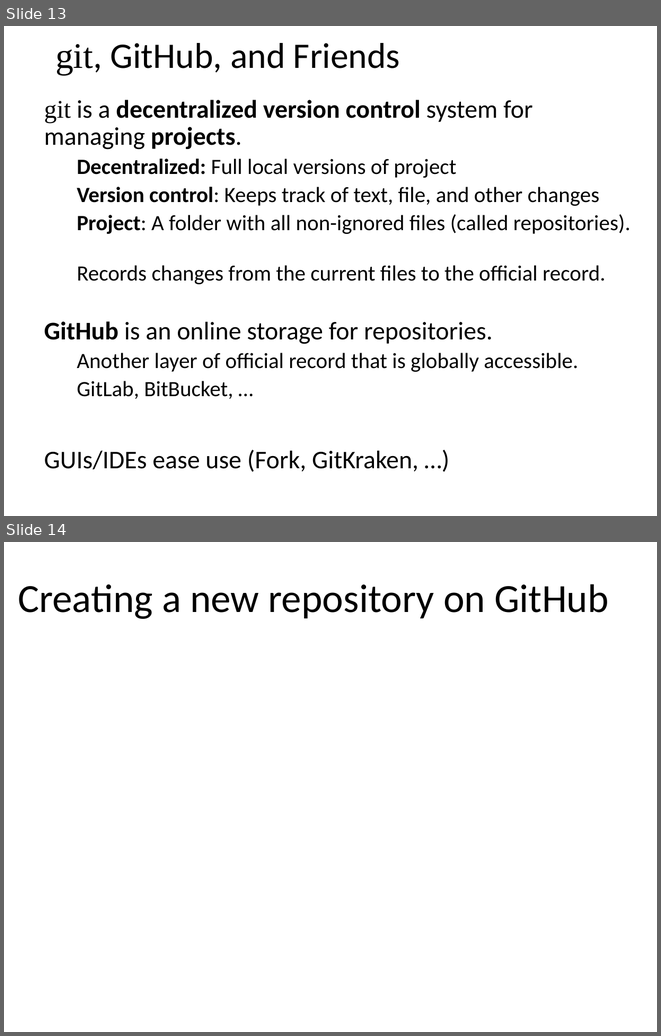
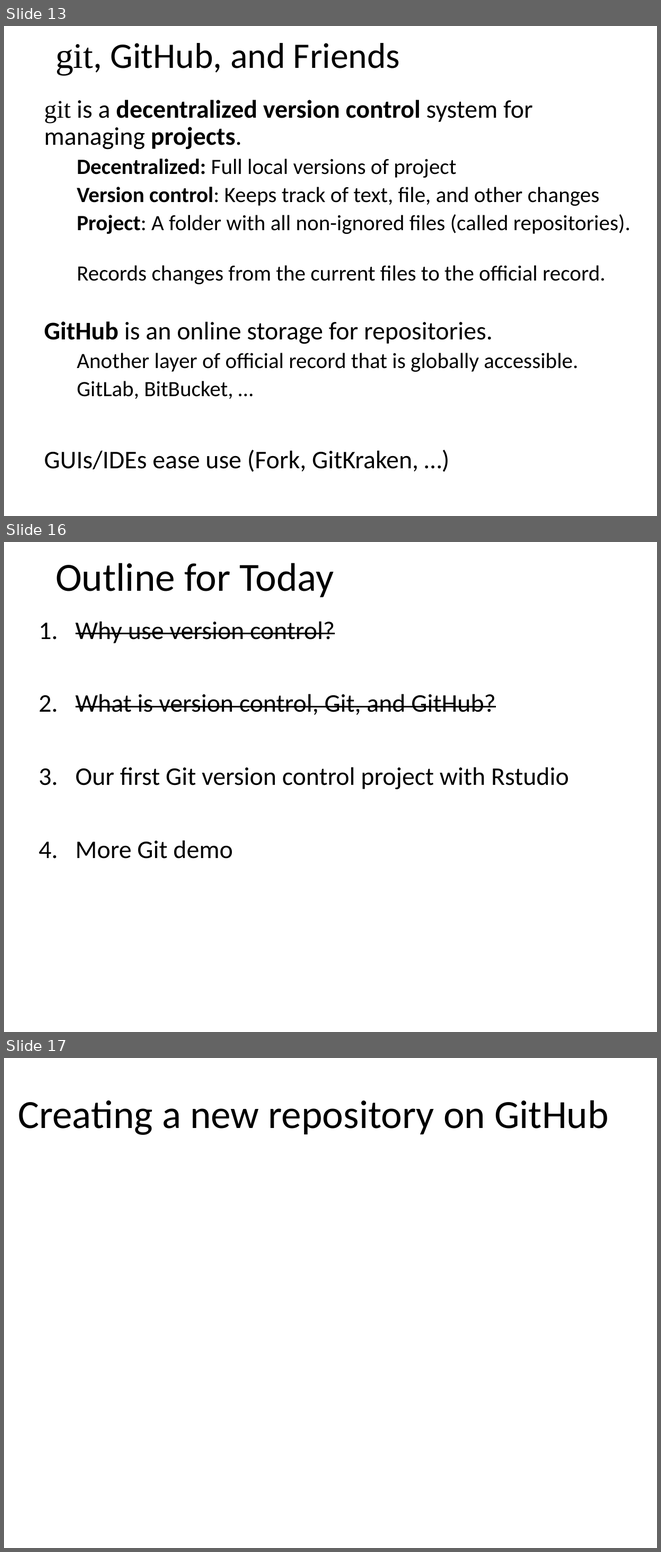
Before and after one commit to josephausterweil/UWPsychDemo, a slide deck: talks/dept_present.pptx. Shown one above the other, each under a label of ours: slides 13 and 14 before the commit, slides 13, 16 and 17 after it; the slides between them are not shown. The pictures are 661x1036 and 661x1552 pixels, drawn with LibreOffice and Linux fonts; fonts in the diff are those of the drawing. Boxes give left, top, right and bottom in pixels: in the first picture for what was removed or moved away, otherwise in the second. Text is boxed around its words. In the diff, an @@ line names an element or a change of style, - is before the commit and + after.

```diff
--- a/talks/dept_present.pptx
+++ b/talks/dept_present.pptx
@@ slide 16 added at bbox=[4, 542, 657, 1032], background #FFFFFF @@
@@ title added at bbox=[55, 563, 334, 597], 44 pt, text #000000 @@
+Outline for Today
@@ text added at bbox=[76, 621, 569, 858], 28 pt, text #000000, strikethrough @@
+1. Why use version control?
+2. What is version control, Git, and GitHub?
+3. Our first Git version control project with Rstudio
+4. More Git demo
@@ what was slide 14 is now slide 17 @@
```
Also in this commit, not shown: 5 slides changed, 4 other slides added, 1 slide removed.
